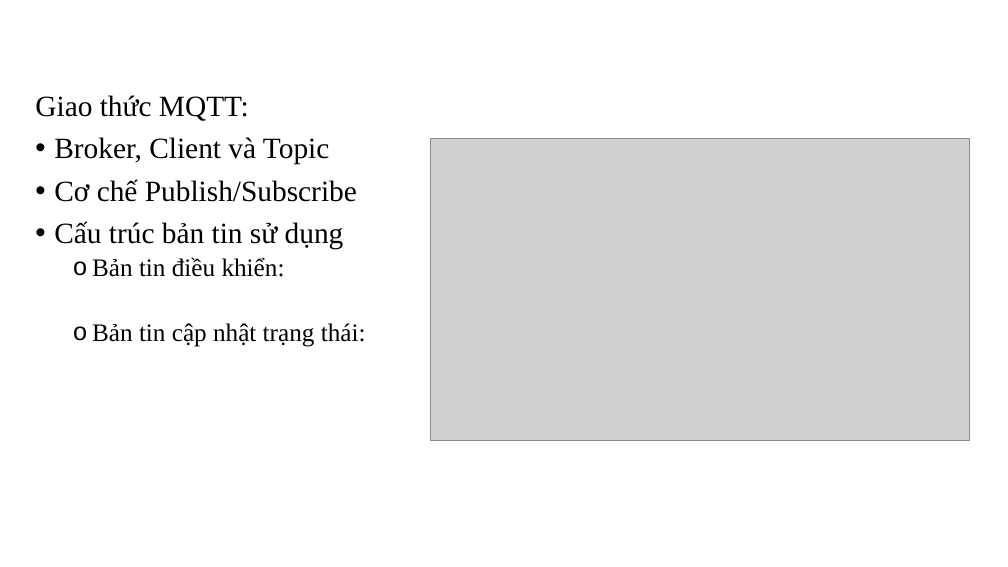
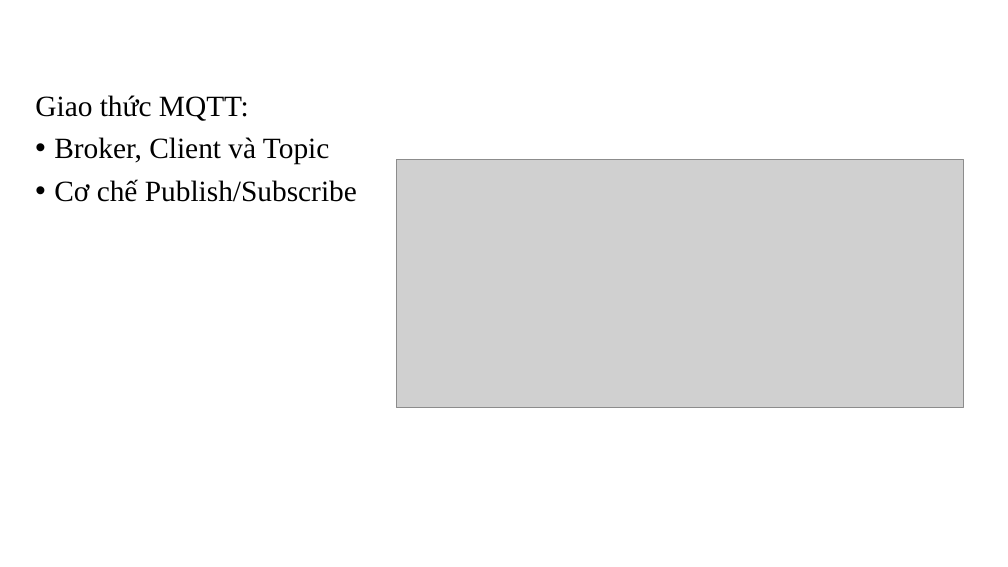
Before and after one commit to kurooroo/DATN, a slide deck: slide 9 of documents/20210111_NguyenTuanAnh_ppt.pptx. Drawn at 1008x567 pixels with LibreOffice and Linux fonts; fonts in the diff are those of the drawing; grey boxes stand for pictures; background and template pictures are left out. Boxes give left, top, right and bottom in pixels: in the first picture for what was removed or moved away, otherwise in the second. Text is boxed around its words. In the diff, an @@ line names an element or a change of style, - is before the commit and + after.

```diff
--- a/documents/20210111_NguyenTuanAnh_ppt.pptx
+++ b/documents/20210111_NguyenTuanAnh_ppt.pptx
@@ picture: place and size @@
-picture at [430, 138, 969, 441]
+picture at [396, 160, 963, 408]
@@ text at [54, 221, 366, 347]: paragraphs removed @@
-• Cấu trúc bản tin sử dụng
-  o Bản tin điều khiển:
-  o Bản tin cập nhật trạng thái:
```
Also in this commit, not shown: 3 other slides changed, 1 other file.
